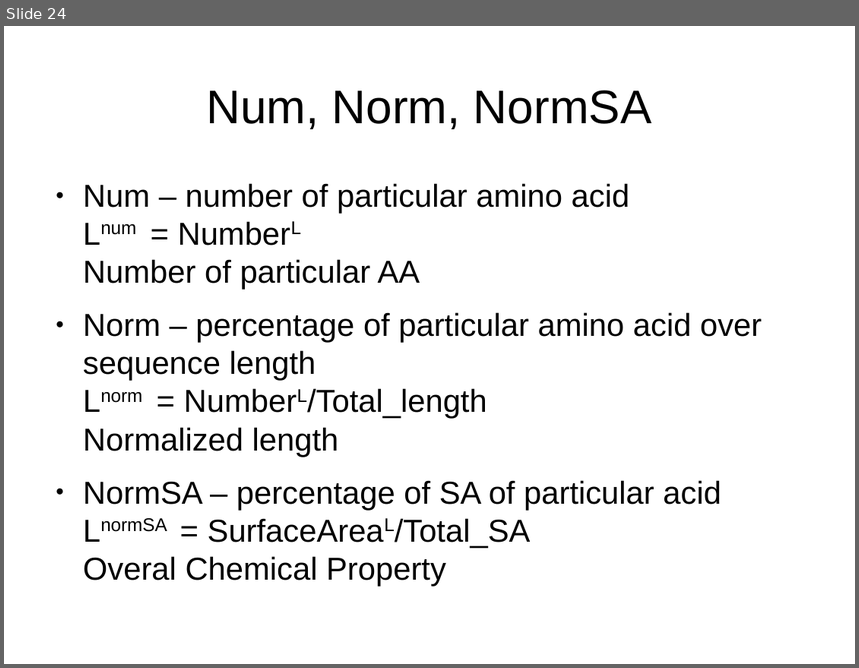
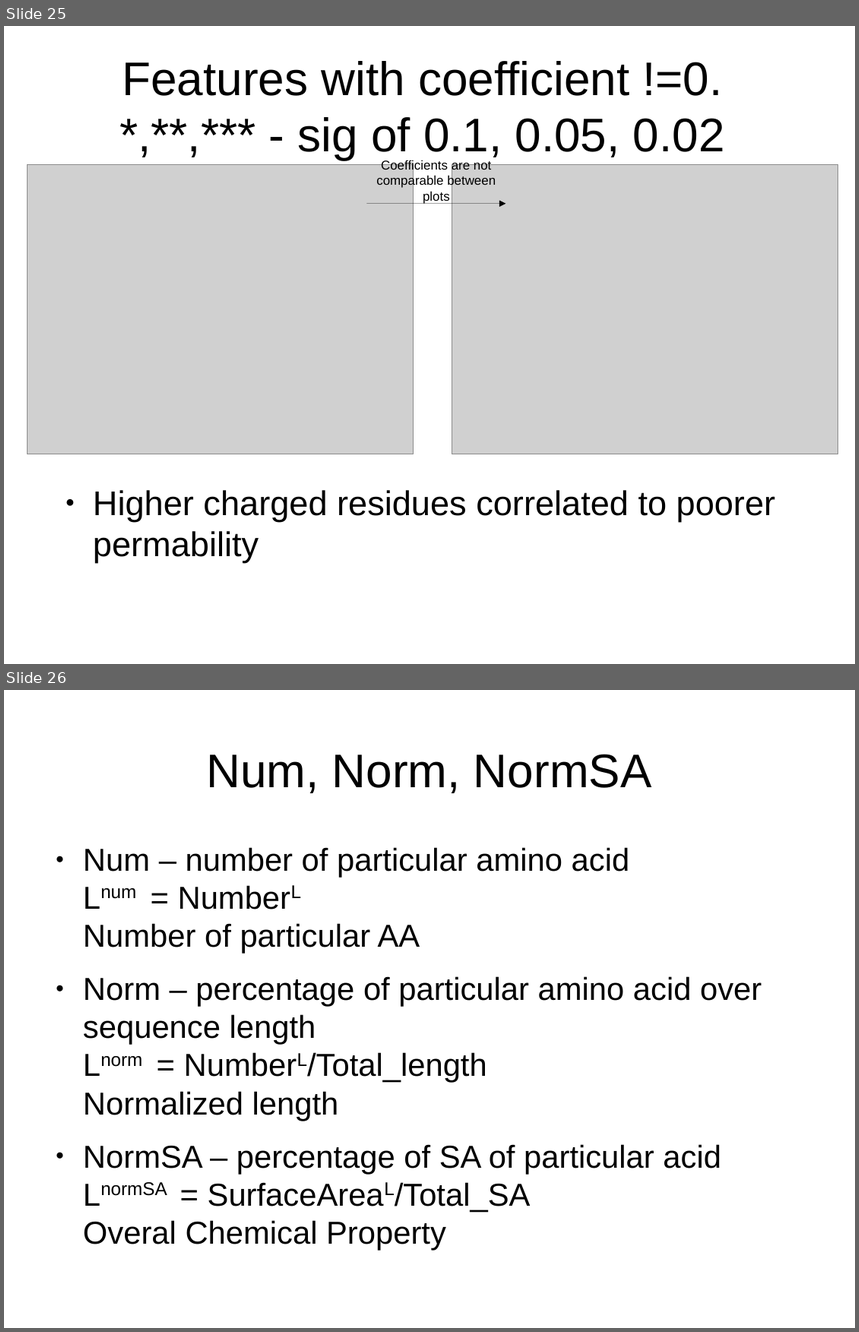
Before and after one commit to leexa90/Projects, a slide deck: toxicity/Final/Permability/all_seq/permaubility slides.odp. Shown one above the other, each under a label of ours: slide 24 before the commit, slides 25 and 26 after it. The pictures are 859x668 and 859x1332 pixels, drawn with LibreOffice and Linux fonts; fonts in the diff are those of the drawing; grey boxes stand for pictures. Boxes give left, top, right and bottom in pixels: in the first picture for what was removed or moved away, otherwise in the second. Text is boxed around its words. In the diff, an @@ line names an element or a change of style, - is before the commit and + after.

```diff
--- a/toxicity/Final/Permability/all_seq/permaubility slides.odp
+++ b/toxicity/Final/Permability/all_seq/permaubility slides.odp
@@ slide 25 added at (x1=4, y1=26, x2=855, y2=664), background #FFFFFF @@
@@ title added at (x1=123, y1=61, x2=725, y2=161), 44 pt, text #000000 @@
+Features with coefficient !=0.
+*,**,*** - sig of 0.1, 0.05, 0.02
@@ picture added at (x1=27, y1=165, x2=414, y2=455) @@
@@ picture added at (x1=452, y1=165, x2=838, y2=455) @@
@@ line added at (x1=367, y1=204, x2=506, y2=204), outline #000000 0 pt, 12 pt, text #000000 @@
+Coefficients are not
+comparable between
+plots
@@ text added at (x1=93, y1=490, x2=776, y2=563), 32 pt, text #000000 @@
+● Higher charged residues correlated to poorer permability
@@ what was slide 24 is now slide 26 @@
```
Also in this commit, not shown: 4 slides changed, 4 other slides added, 11 other files.
